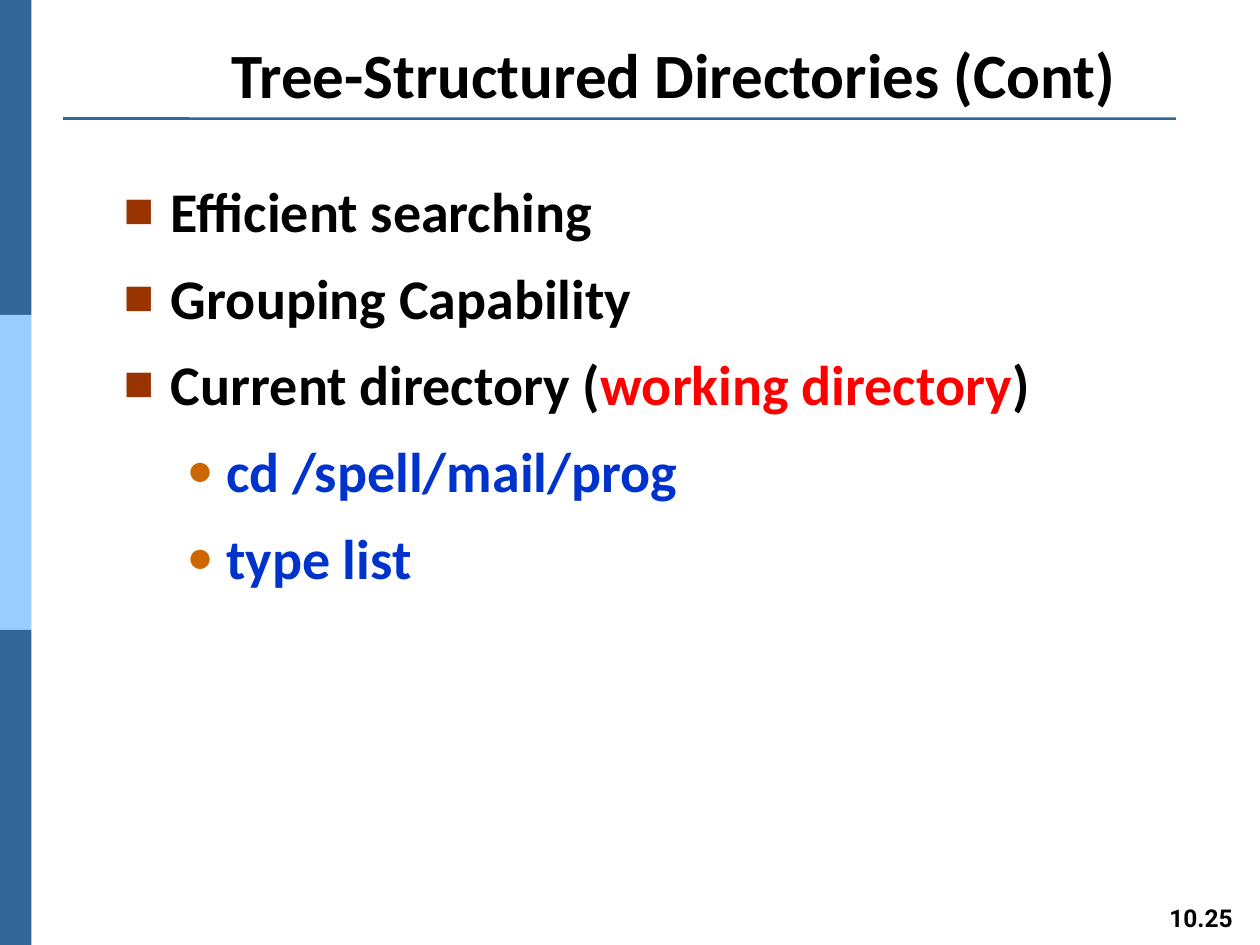
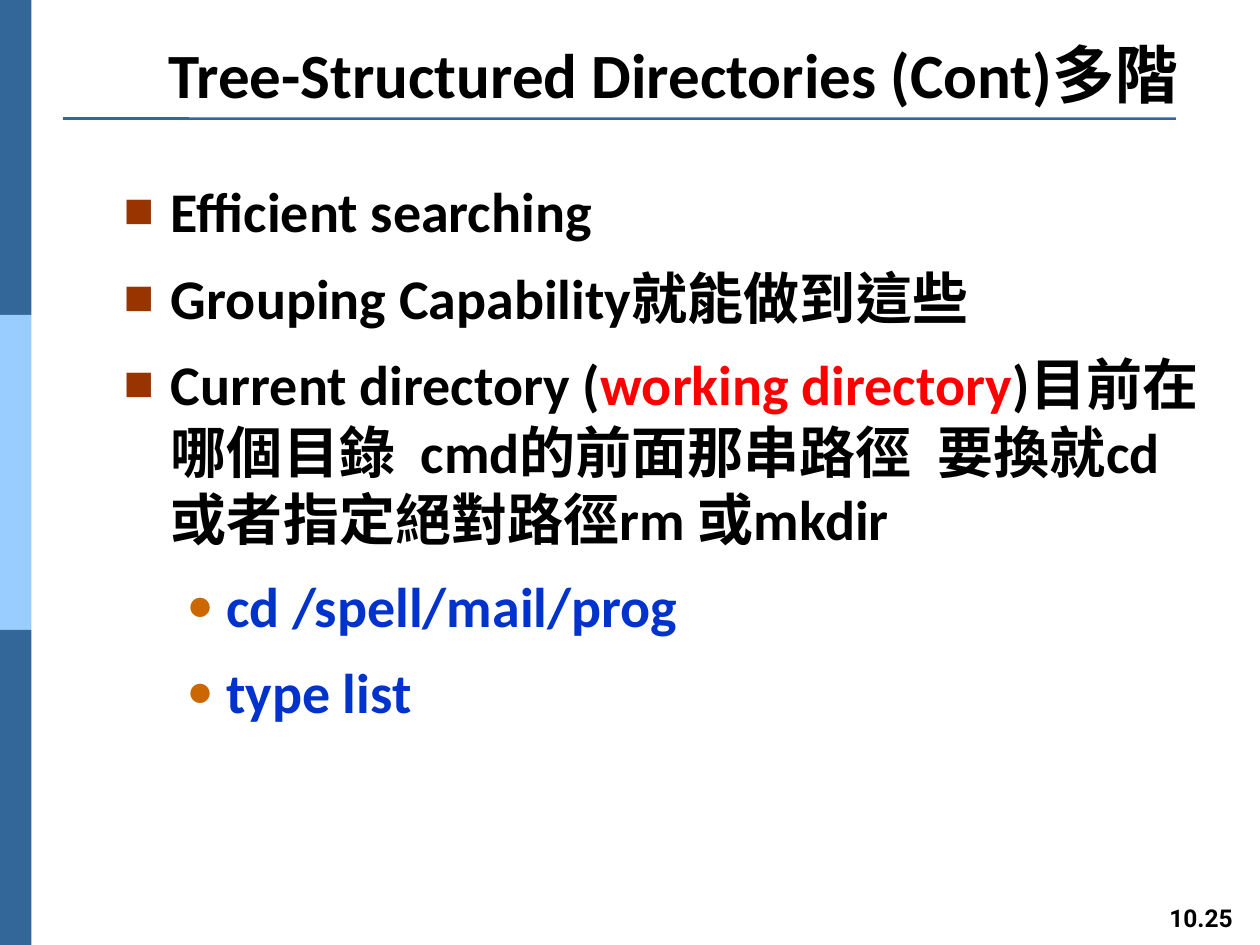
Before and after one commit to Yang09701194/OS_Learning, a slide deck: slide 25 of ch10.pptx. Drawn at 1260x945 pixels with LibreOffice and Linux fonts; fonts in the diff are those of the drawing. Boxes give left, top, right and bottom in pixels: in the first picture for what was removed or moved away, otherwise in the second. Text is boxed around its words. In the diff, an @@ line names an element or a change of style, - is before the commit and + after.

```diff
--- a/ch10.pptx
+++ b/ch10.pptx
@@ title at [169,46,1179,108]: text changed @@
-Tree-Structured Directories (Cont)
+Tree-Structured Directories (Cont)多階
@@ text at [171,272,1198,546]: text changed @@
-■ Grouping Capability
-■ Current directory (working directory)
+■ Grouping Capability就能做到這些
+■ Current directory (working directory)目前在哪個目錄 cmd的前面那串路徑 要換就cd 或者指定絕對路徑rm 或mkdir
```
Also in this commit, not shown: 9 other slides changed.
